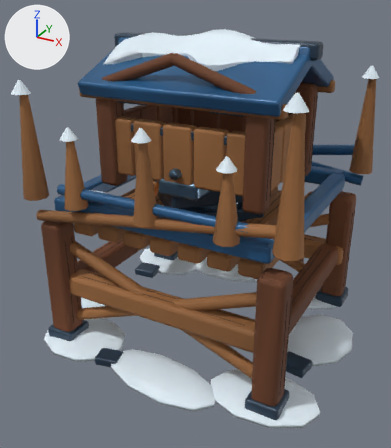
One commit to the glTF model HavenlineGodot/assets/stations_v2/defense_platform.glb: the scene before it, then after it.
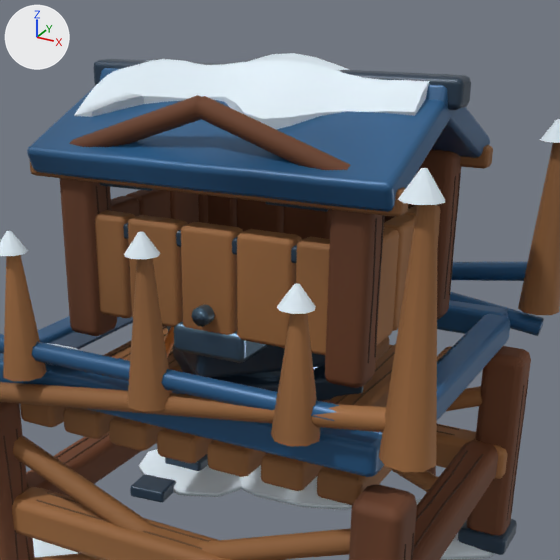
Each version is shown whole from a 50 mm camera at (2.28, -4.42, 3.3) aimed at (-0.05, -0.17, 1.18), then close up on the part from 16% to 95% of the width and 0% to 69% of the height. The lights are fixed; the arrows at upper left show +X, +Y and +Z. The last two pictures show the newer version. Vertices at exactly the same position are counted once.

Names of what the first close-up shows: 'defense_platform'.
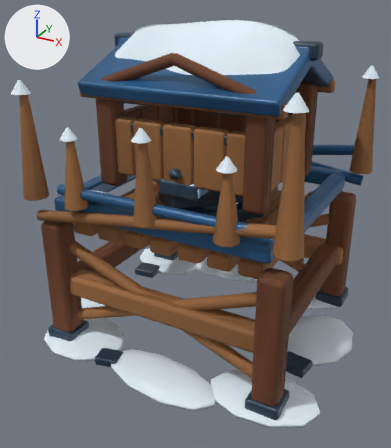
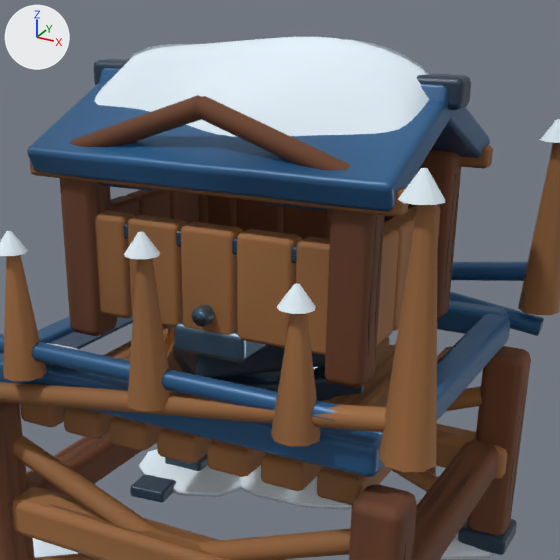
Pixel boxes [x1, y1, x2, y2] of what changed, in the close-ups (560 x 560 px; the box of a moved part takes in the faces that stretch with it):
'defense_platform', reshaped
    before: [0, 53, 560, 560]
    after: [0, 37, 560, 560]
part 1 of me_defense_platform, rebuilt
    before: [36, 499, 202, 549]
    after: [48, 504, 231, 560]
part 2 of me_defense_platform, rebuilt (mostly hidden)
    before: [55, 438, 89, 458]
    after: [55, 437, 92, 458]
part 3 of me_defense_platform, rebuilt (mostly hidden)
    before: [120, 333, 168, 359]
    after: [118, 333, 168, 359]
part 4 of me_defense_platform, moved or reshaped
    before: [74, 53, 430, 129]
    after: [94, 37, 429, 137]

The change, as a diff of the scene's bpy script:
```diff
--- a/HavenlineGodot/assets/stations_v2/defense_platform.glb.py
+++ b/HavenlineGodot/assets/stations_v2/defense_platform.glb.py
@@ me_defense_platform @@
 # used by ob_defense_platform; location = (0.0, 0.0, 0.0)
-me_defense_platform.from_pydata(...)  # 8039 vertices, 15180 faces; spans x -1.51..1.51, y -1.37..1.4, z -0.04..2.96
+me_defense_platform.from_pydata(...)  # 7300 vertices, 13956 faces; spans x -1.51..1.51, y -1.37..1.4, z -0.04..3.04
+# me_defense_platform part 1: the loose piece of 45 vertices spanning x -0.84..0.84, y -0.97..-0.95, z 0.76..0.77 is rebuilt with 20 vertices and now spans x -0.76..0.85, y -0.98..-0.94, z 0.77
+# me_defense_platform part 2: the loose piece of 45 vertices spanning x -1.07..-1.05, y -0.7..0.7, z 0.76..0.77 is rebuilt with 20 vertices and now spans x -1.08..-1.03, y -0.61..0.73, z 0.77
+# me_defense_platform part 3: the loose piece of 45 vertices spanning x -0.81..-0.79, y -0.66..0.66, z 1.31..1.32 is rebuilt with 20 vertices and now spans x -0.82..-0.78, y -0.67..0.6, z 1.32
+# me_defense_platform part 4: 10 vertices moved within x -0.52..0.52, y -0.25..0.41, z 2.63..2.85; 645 vertices removed from x -0.84..0.84, y -0.65..0.61, z 2.51..2.96; 890 vertices added at x -0.86..0.86, y -0.51..0.5, z 2.59..3.04
+# other edits to the shape of me_defense_platform do not show in these pictures
 me_defense_platform.materials.append(mat_hl_snow)
```
